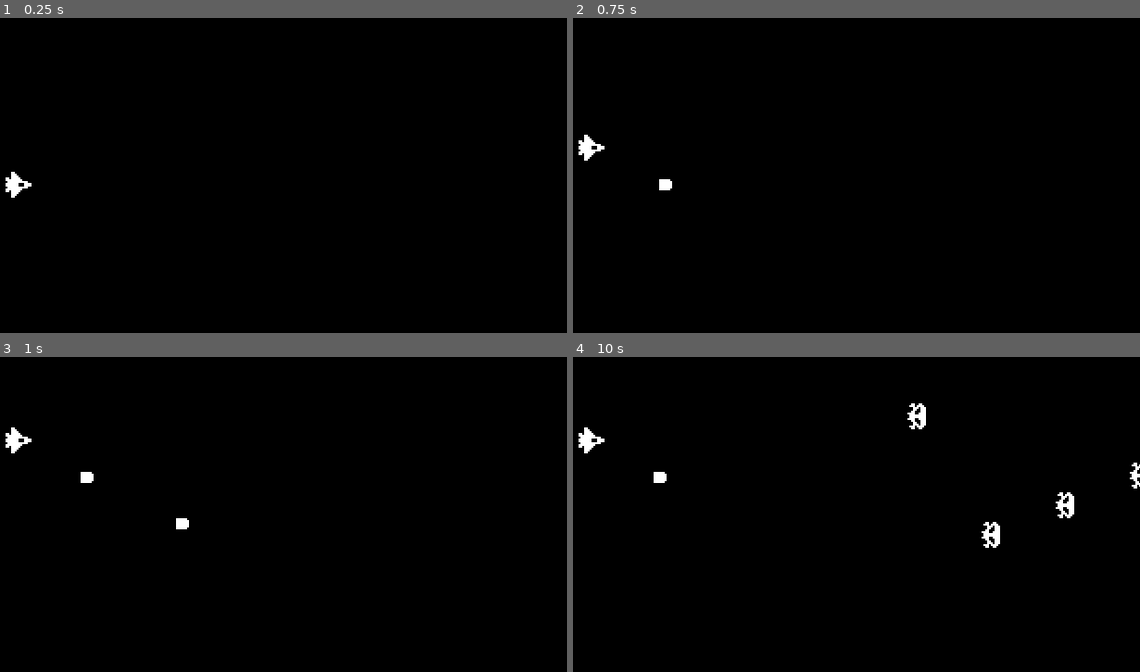
Above: before the commit, frames 1-4 (two rows, left to right).
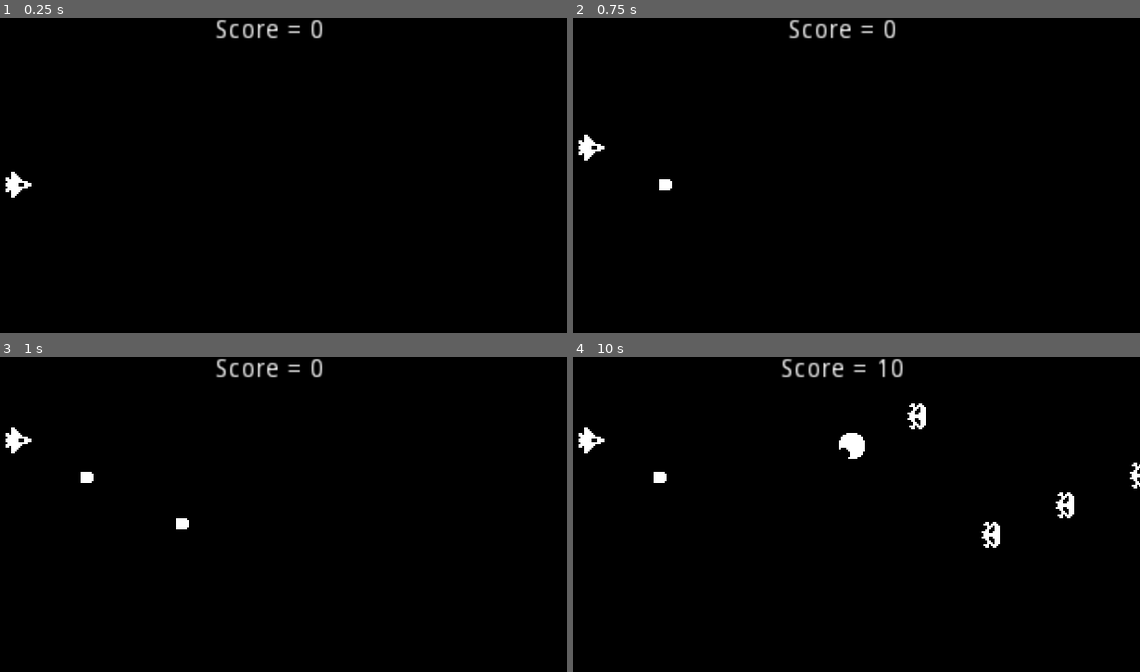
Above: after the commit, the same moments.

Repository: Flex814/SpaceShooter
Game: Godot game, scene res://World.tscn
Same seed, same stepped clock (60 frames per second), same inputs: the game is played once before the commit and once after it.
Inputs:
- Up to frame 1 (0.25 s): no input
- Up to frame 2 (0.75 s): tap Enter (ui_accept) at 0.5 s; hold Up (ui_up) from 0.53 s (still down)
- Up to frame 3 (1 s): keep holding Up (ui_up); tap Enter (ui_accept) at 0.77 s
- Up to frame 4 (10 s): release Up (ui_up) at 1.28 s; hold Down (ui_down) 1.28-2.03 s; tap Enter (ui_accept) at 1.52, 3.02, 3.77, 4.52, 6.02, 6.77, 7.52, 9.02, 9.77 s; hold Up (ui_up) 2.03-3.53 s; hold Down (ui_down) 3.53-5.78 s; hold Up (ui_up) 5.78-8.03 s; hold Down (ui_down) 8.03-9.53 s; hold Up (ui_up) from 9.53 s (still down)

The runs differ from the first frame. In frame 1, 0.4% of the frame differs, in the area x 38-57%, y 0-7%; in frame 2, 0.4%; in frame 3, 0.4%; in frame 4, 0.7%, in the area x 36-59%, y 0-33%.

Commit message:
Label node + setget

Diff:
--- a/Enemy.gd
+++ b/Enemy.gd
@@ -1,4 +1,6 @@
 extends Area2D
+
+const ExplosionEffect = preload("res://ExplosionEffect.tscn")
 
 export(int) var SPEED = 20
 export (int) var ARMOR = 3
@@ -12,8 +14,18 @@
 	body.queue_free()
 	ARMOR -= 1
 	if ARMOR <= 0:
+		var main = get_tree().current_scene
+		if main.is_in_group("World"):
+			main.score += 10
 		queue_free()
+
 
 #Delete when off screen
 func _on_VisibilityNotifier2D_screen_exited():
 	queue_free()
+
+func _exit_tree():
+	var main = get_tree().current_scene
+	var explosionEffect = ExplosionEffect.instance()
+	main.add_child(explosionEffect)
+	explosionEffect.global_position = global_position
--- /dev/null
+++ b/ExplosionEffect.tscn
@@ -0,0 +1,57 @@
+[gd_scene load_steps=4 format=2]
+
+[ext_resource path="res://Explosion.png" type="Texture" id=1]
+
+[sub_resource type="Animation" id=1]
+resource_name = "Explode"
+length = 0.5
+tracks/0/type = "value"
+tracks/0/path = NodePath(".:frame")
+tracks/0/interp = 1
+tracks/0/loop_wrap = true
+tracks/0/imported = false
+tracks/0/enabled = true
+tracks/0/keys = {
+"times": PoolRealArray( 0, 0.1, 0.2, 0.3, 0.4 ),
+"transitions": PoolRealArray( 1, 1, 1, 1, 1 ),
+"update": 1,
+"values": [ 0, 1, 2, 3, 4 ]
+}
+tracks/1/type = "method"
+tracks/1/path = NodePath(".")
+tracks/1/interp = 1
+tracks/1/loop_wrap = true
+tracks/1/imported = false
+tracks/1/enabled = true
+tracks/1/keys = {
+"times": PoolRealArray( 0.5 ),
+"transitions": PoolRealArray( 1 ),
+"values": [ {
+"args": [  ],
+"method": "queue_free"
+} ]
+}
+
+[sub_resource type="Animation" id=2]
+length = 0.001
+tracks/0/type = "value"
+tracks/0/path = NodePath(".:frame")
+tracks/0/interp = 1
+tracks/0/loop_wrap = true
+tracks/0/imported = false
+tracks/0/enabled = true
+tracks/0/keys = {
+"times": PoolRealArray( 0 ),
+"transitions": PoolRealArray( 1 ),
+"update": 0,
+"values": [ 0 ]
+}
+
+[node name="ExplosionEffect" type="Sprite"]
+texture = ExtResource( 1 )
+hframes = 6
+
+[node name="AnimationPlayer" type="AnimationPlayer" parent="."]
+autoplay = "Explode"
+anims/Explode = SubResource( 1 )
+anims/RESET = SubResource( 2 )
--- a/Ship.gd
+++ b/Ship.gd
@@ -1,4 +1,7 @@
 extends Area2D
+
+const ExplosionEffect = preload("res://ExplosionEffect.tscn")
+
 #Var for bullet scene
 const Bullet = preload("res://Bullet.tscn")
 
@@ -21,6 +24,13 @@
 	# sets bullet global pos to ship global pos
 	bullet.global_position = global_position
 
+func _exit_tree():
+	var main = get_tree().current_scene
+	var explosionEffect = ExplosionEffect.instance()
+	main.add_child(explosionEffect)
+	explosionEffect.global_position = global_position
+
+
 #Destory ship when something hits it
 func _on_Ship_area_entered(area):
 	area.queue_free()
--- /dev/null
+++ b/World.gd
@@ -0,0 +1,11 @@
+extends Node
+
+#score var with getter and setter
+var score = 0 setget set_score
+
+#When set_score is updated, we update the score label here
+onready var scoreLabel = $ScoreLabel
+
+func set_score(value):
+	score = value
+	scoreLabel.text = "Score = " + str(score)
--- a/World.tscn
+++ b/World.tscn
@@ -1,9 +1,11 @@
-[gd_scene load_steps=3 format=2]
+[gd_scene load_steps=4 format=2]
 
 [ext_resource path="res://Ship.tscn" type="PackedScene" id=1]
+[ext_resource path="res://World.gd" type="Script" id=2]
 [ext_resource path="res://EnemySpawner.tscn" type="PackedScene" id=3]
 
-[node name="World" type="Node"]
+[node name="World" type="Node" groups=["World"]]
+script = ExtResource( 2 )
 
 [node name="Background" type="ColorRect" parent="."]
 anchor_right = 1.0
@@ -18,3 +20,9 @@
 
 [node name="EnemySpawner" parent="." instance=ExtResource( 3 )]
 position = Vector2( 320, 24 )
+
+[node name="ScoreLabel" type="Label" parent="."]
+anchor_right = 1.0
+margin_bottom = 14.0
+text = "Score = 0"
+align = 1
